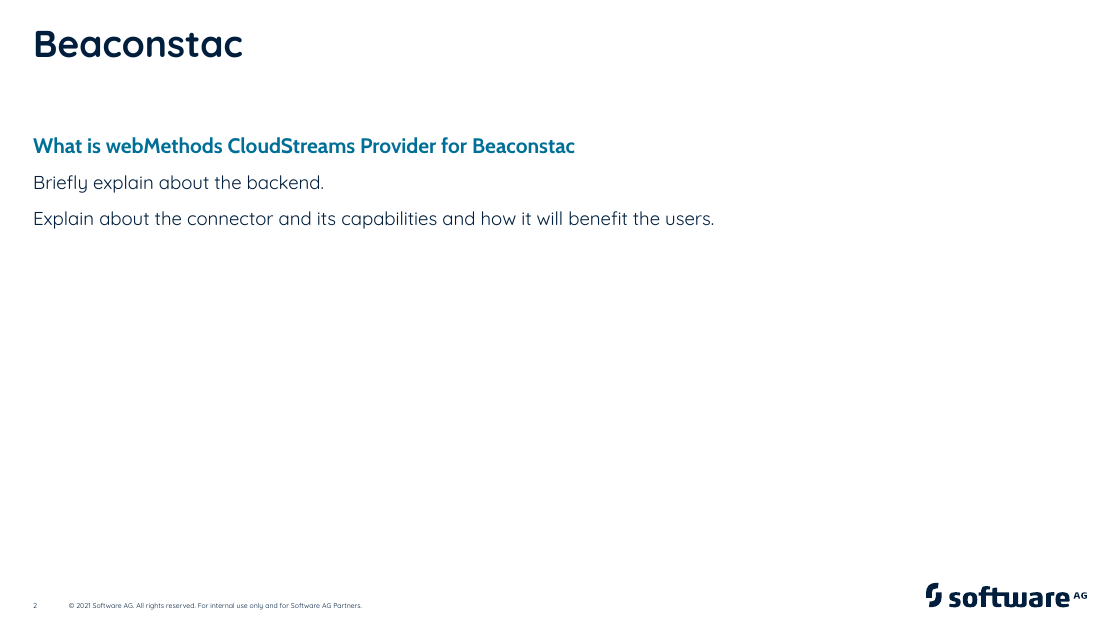
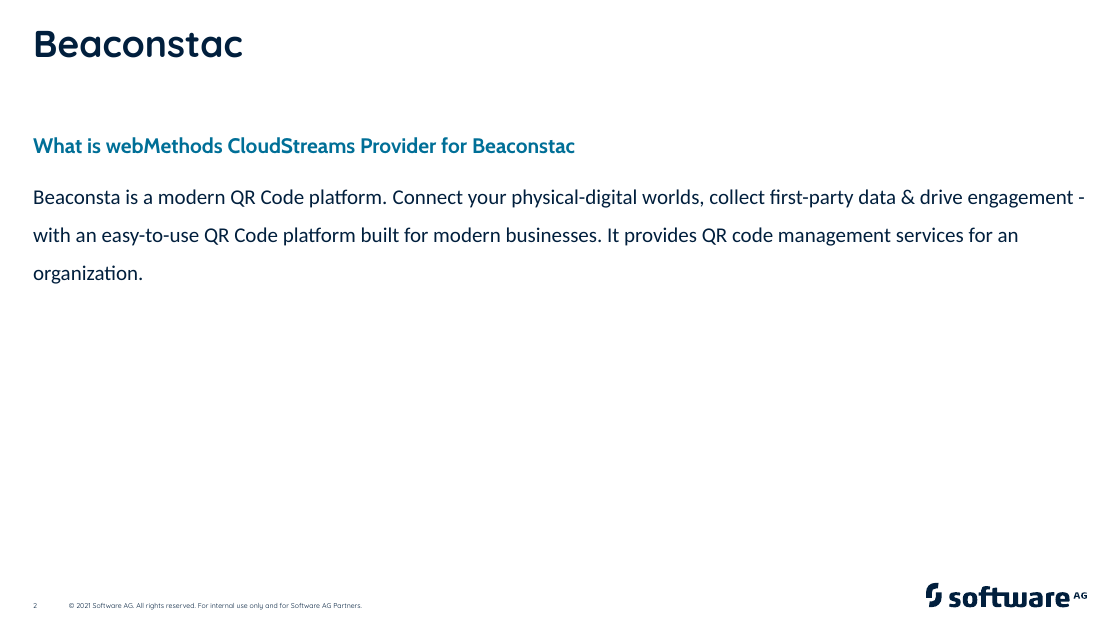
Before and after one commit to CloudTroops/connectorthon-Beaconstac, a slide deck: slide 2 of documentation/Connectorthon_Submission_Beaconstac.pptx. Drawn at 1120x630 pixels with LibreOffice and Linux fonts; fonts in the diff are those of the drawing. Boxes give left, top, right and bottom in pixels: in the first picture for what was removed or moved away, otherwise in the second. Text is boxed around its words. In the diff, an @@ line names an element or a change of style, - is before the commit and + after.

```diff
--- a/documentation/Connectorthon_Submission_Beaconstac.pptx
+++ b/documentation/Connectorthon_Submission_Beaconstac.pptx
@@ text at box(33, 189, 1074, 284): text changed; size 16 to 18 pt; font Quicksand to Calibri @@
-Briefly explain about the backend.
-Explain about the connector and its capabilities and how it will benefit the users.
+Beaconsta is a modern QR Code platform. Connect your physical-digital worlds, collect first-party data & drive engagement - with an easy-to-use QR Code platform built for modern businesses. It provides QR code management services for an organization.
```
Also in this commit, not shown: 1 other slide changed, 1 slide added, 2 other files.
